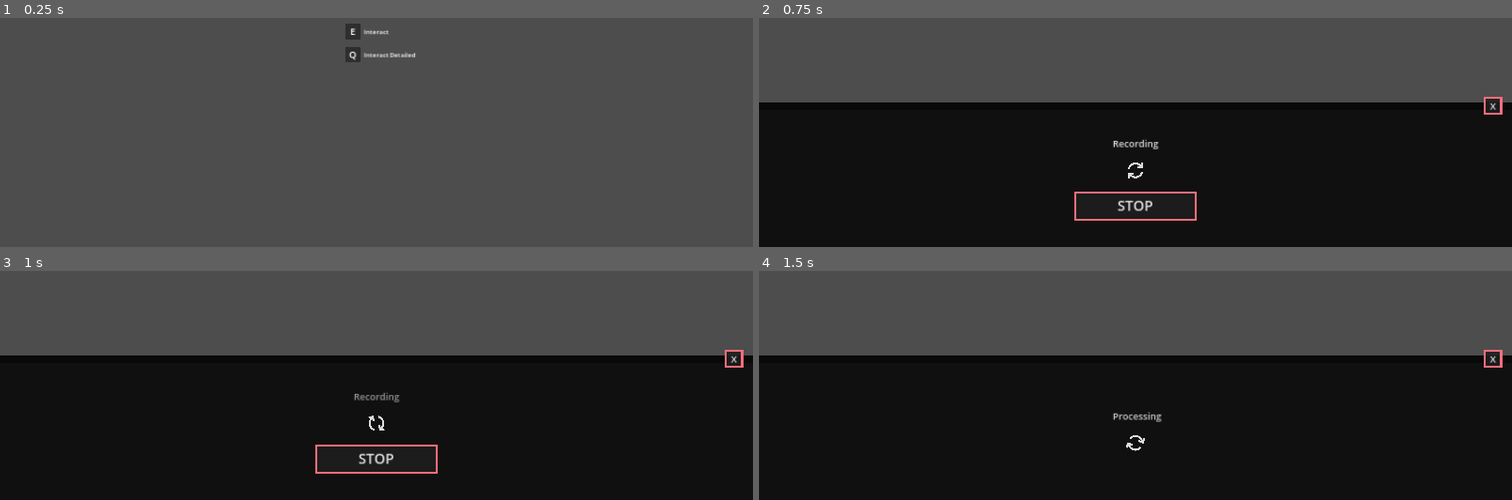
Above: before the commit, frames 1-4 (two rows, left to right).
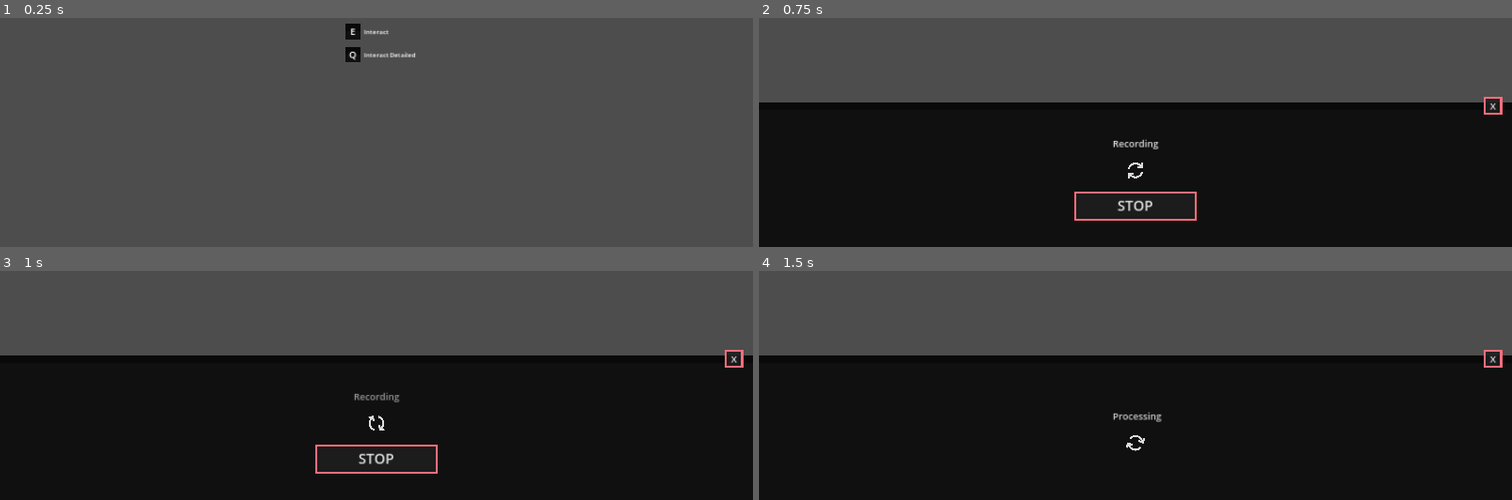
Above: after the commit, the same moments.

Repository: Skyvastern/the-aspiring-deva
Game: Godot game, scene res://main/npc/npc_interact/npc_interact.tscn
Two runs of this game, one before a commit and one after it. Both use one fixed random seed, a clock stepped at 60 frames per second and the inputs below. This scene is started directly instead of the project's main scene.
Inputs (mouse positions are in pixels of both pictures, inside the frame that each line leads up to):
- Up to frame 1 (0.25 s): no input
- Up to frame 2 (0.75 s): tap Enter at 0.5 s; move the mouse to (outside the picture) at 0.52 s; hold D (right) from 0.53 s (still down); tap E (interact) at 0.6 s
- Up to frame 3 (1 s): keep holding D (right); tap Space (jump) at 0.77 s
- Up to frame 4 (1.5 s): release D (right) at 1.25 s; click "STOP" at 1.25 s

The runs differ from the first frame. In frame 1, 0.2% of the frame differs, in the area x 45-48%, y 2-20%; in frame 2, nothing differs; in frame 3, nothing differs; in frame 4, nothing differs.
Error in both runs: Invalid access to property or key 'voice' on a base object of type 'Nil'. (res://main/npc/npc_speak_auto/npc_speak_auto.gd:24)

Commit message:
Update UI of npc_interact

Diff:
--- a/frontend/main/npc/npc_interact/npc_interact.gd
+++ b/frontend/main/npc/npc_interact/npc_interact.gd
@@ -1,8 +1,8 @@
-extends Node
+extends Control
 class_name NPC_Interact
 
 @export var npc: NPC
-@export var screens: Node
+@export var screens: Control
 @export var selection_ui: Control
 @export var audio_record_scene: PackedScene
 @export var audio_record_auto_scene: PackedScene
--- a/frontend/main/npc/npc_interact/npc_interact.tscn
+++ b/frontend/main/npc/npc_interact/npc_interact.tscn
@@ -1,20 +1,36 @@
-[gd_scene load_steps=4 format=3 uid="uid://dcqh0x5sbp7oq"]
+[gd_scene load_steps=5 format=3 uid="uid://dcqh0x5sbp7oq"]
 
+[ext_resource type="Theme" uid="uid://15ielt17md1r" path="res://main/common/main_theme.tres" id="1_5lhsb"]
 [ext_resource type="Script" path="res://main/npc/npc_interact/npc_interact.gd" id="1_fwdf7"]
 [ext_resource type="PackedScene" uid="uid://b36061vqcjy15" path="res://main/audio_record_auto/audio_record_auto.tscn" id="2_dlpq3"]
 [ext_resource type="PackedScene" uid="uid://ctgeu75p213ew" path="res://main/audio_record/audio_record.tscn" id="2_l4hwy"]
 
-[node name="NPC Interact" type="Node" node_paths=PackedStringArray("screens", "selection_ui")]
+[node name="NPC Interact" type="Control" node_paths=PackedStringArray("screens", "selection_ui")]
+layout_mode = 3
+anchors_preset = 15
+anchor_right = 1.0
+anchor_bottom = 1.0
+grow_horizontal = 2
+grow_vertical = 2
+mouse_filter = 2
+theme = ExtResource("1_5lhsb")
 script = ExtResource("1_fwdf7")
 screens = NodePath("Screens")
 selection_ui = NodePath("Selection")
 audio_record_scene = ExtResource("2_l4hwy")
 audio_record_auto_scene = ExtResource("2_dlpq3")
 
-[node name="Screens" type="Node" parent="."]
+[node name="Screens" type="Control" parent="."]
+layout_mode = 1
+anchors_preset = 15
+anchor_right = 1.0
+anchor_bottom = 1.0
+grow_horizontal = 2
+grow_vertical = 2
+mouse_filter = 2
 
 [node name="Selection" type="Control" parent="."]
-layout_mode = 3
+layout_mode = 1
 anchors_preset = 15
 anchor_right = 1.0
 anchor_bottom = 1.0
